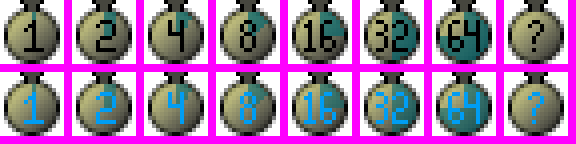
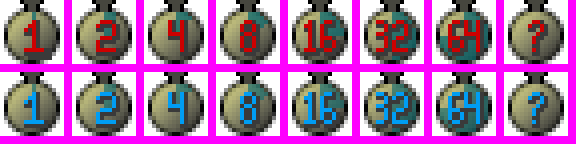
The second 576 × 144 image is a revision of the first. Changes to its layers:
painted on "numbers" over 24, 20, 544, 52
added layer "numbers shadow" above "fg" over 24, 20, 548, 128
